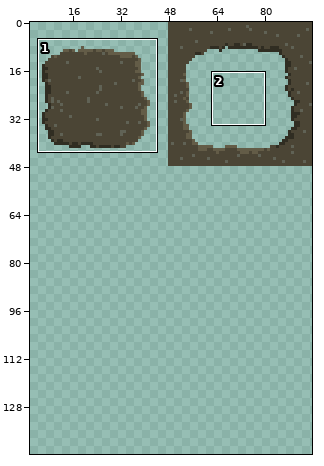
File history of a sprite sheet, LD29/LD29Content/raw/EarthTiles.png. Above, an overview of the earlier version with the close-up marked.
Close-up. The starting point:
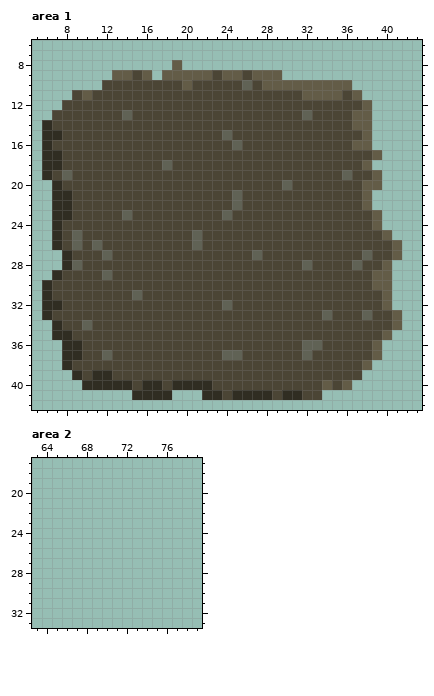
The file is 96x96 pixels. Shown: area 1: x 5..43, y 6..42; area 2: x 63..79, y 17..33. The old version is drawn lined up with the new one, on the new canvas. The wide view leaves out empty margins. The commit also changed other parts of the picture, which this record leaves out.
After:
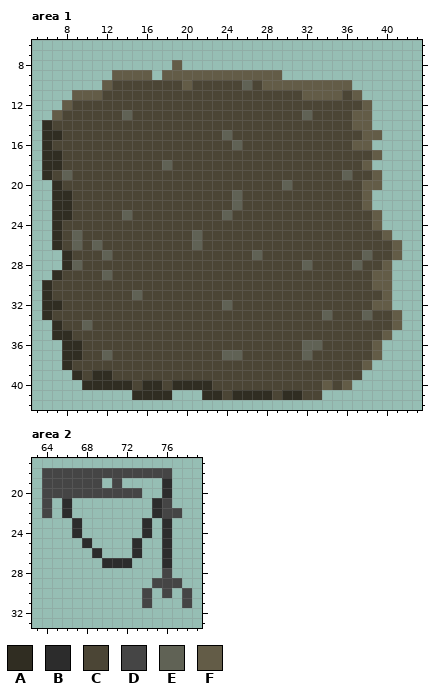
Palette (. is transparent): A #302d22  B #2c2c2c  C #4b4535  D #454545  E #606255  F #635c47
Changes in this commit:
canvas 96x96 -> 96x144
Area 1:
Colour F now appears in row 15 at x 39.
The author changed colour C to colour F in row 9 at x 15, 23 and 26; in row 10 at x 12; in row 11 at x 9 and 11; in row 12 at x 8; in row 13 at x 7; in row 32 at x 39.
Area 2:
Colour B now appears in rows 19 to 20 at x 76; in rows 21 to 22 at x 66 and 75; in rows 23 to 24 at x 67, 74 and 76; in row 25 at x 68, 73 and 76; in row 26 at x 69, 73 and 76; in row 27 at x 70 to 72 and 76.
Colour D now appears in row 18 at x 64 to 76; in row 19 at x 64 to 69 and 71; in row 20 at x 64 to 73; in row 21 at x 64 and 76; in row 22 at x 64 and 76 to 77; in row 28 at x 76.
Colour D now appears in row 29 at x 75 to 77; in row 30 at x 74, 76 and 78; in row 31 at x 74 and 78.
Boxes around the changes in both close-ups, in picture pixels (x1, y1, x2, y2):
changed: (52, 70, 142, 120)
changed: (212, 70, 252, 80)
added: (372, 130, 382, 140)
changed: (372, 300, 382, 310)
added: (42, 468, 192, 608)
